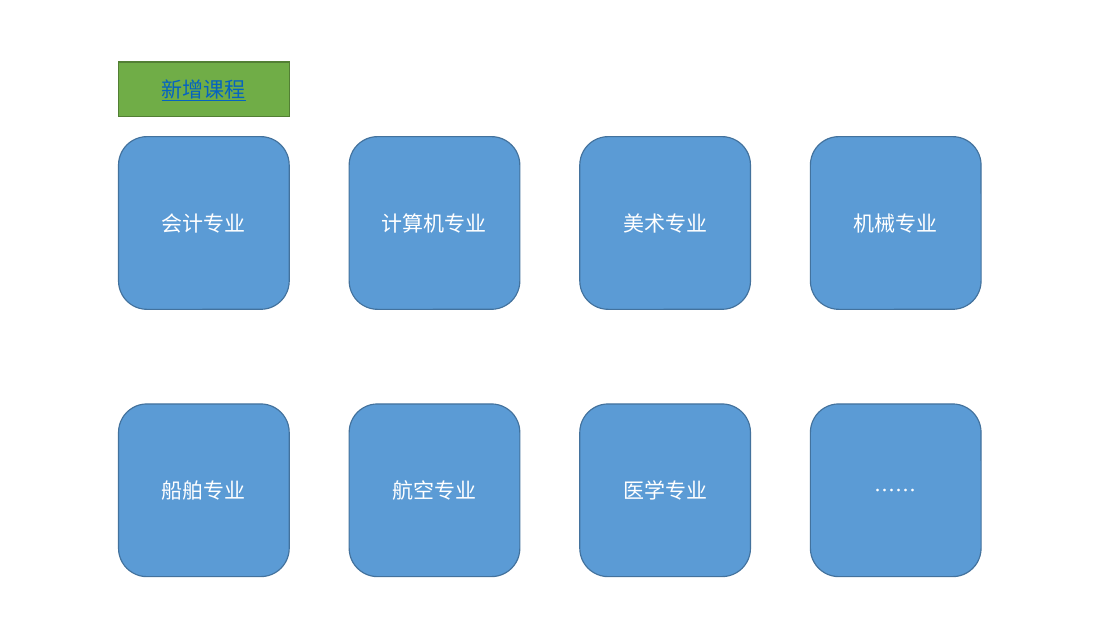
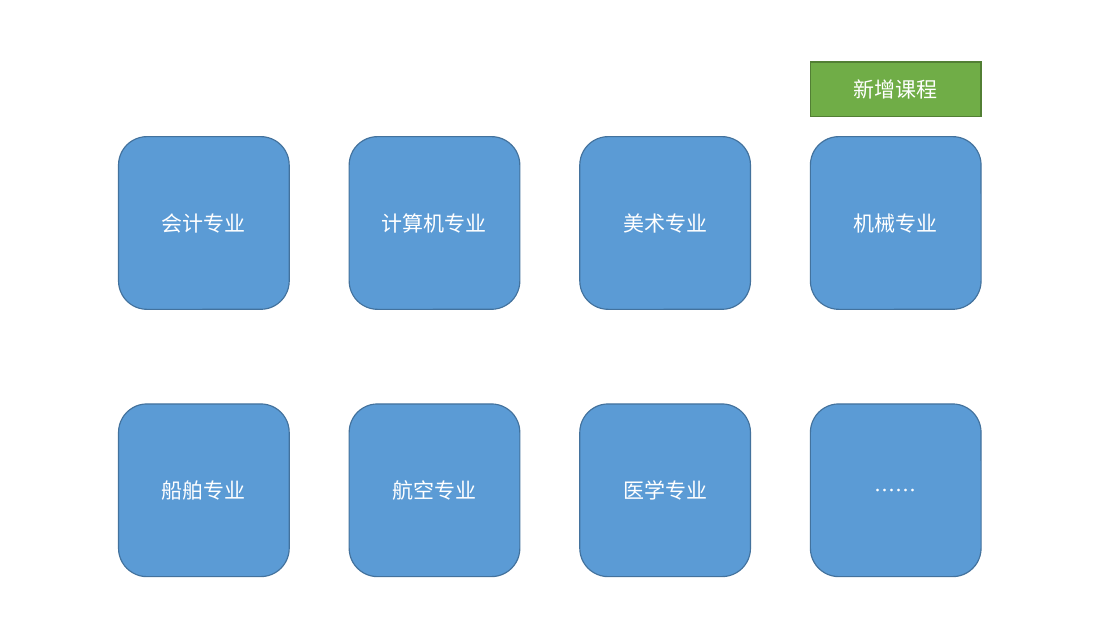
Before and after one commit to peiyanzhaodegithub/-, a slide deck: slide 2 of 原型.pptx (slide 1 before the commit). Drawn at 1120x630 pixels with LibreOffice and Linux fonts; fonts in the diff are those of the drawing. Boxes give left, top, right and bottom in pixels: in the first picture for what was removed or moved away, otherwise in the second. Text is boxed around its words. In the diff, an @@ line names an element or a change of style, - is before the commit and + after.

```diff
--- a/原型.pptx
+++ b/原型.pptx
@@ rectangle "新增课程": place and size @@
-rectangle "新增课程" at box(118, 62, 289, 117)
+rectangle "新增课程" at box(811, 62, 981, 117)
@@ rectangle "新增课程" at box(811, 62, 981, 117): text colour #0563C1 to #FFFFFF, underline off @@
```
Also in this commit, not shown: 6 slides added, 1 other file.
